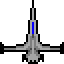
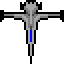
Comparing the layer stacks of the two w=64, h=64 images. Changes:
removed layer "Lager #1" over 32, 22, 34, 34
painted on "Lager" over 0, 0, 64, 64
